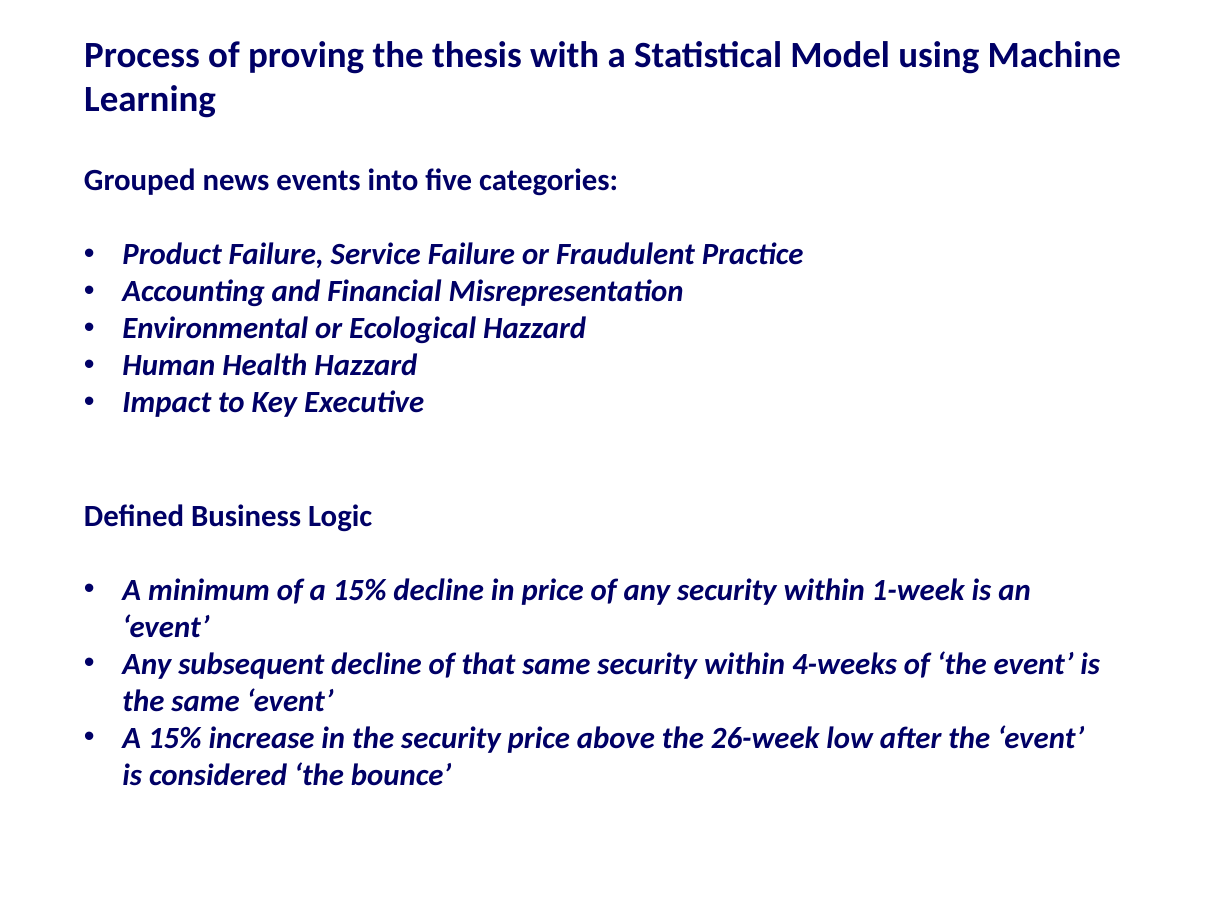
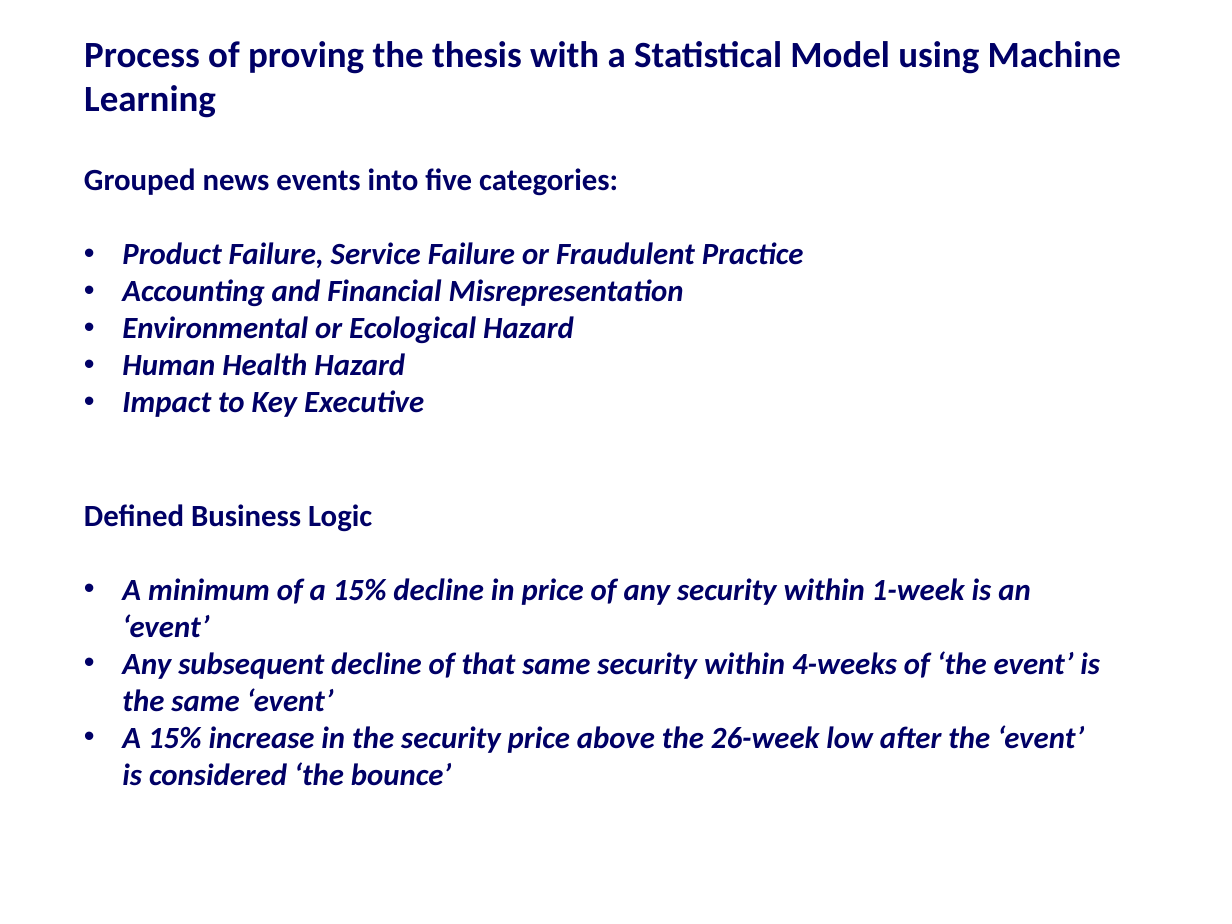
Before and after one commit to harshil753/Bounce_Back, a slide deck: slide 11 of Bounce_Back 24012018v1.pptx. Drawn at 1232x924 pixels with LibreOffice and Linux fonts; fonts in the diff are those of the drawing. Boxes give left, top, right and bottom in pixels: in the first picture for what was removed or moved away, otherwise in the second. Text is boxed around its words. In the diff, an @@ line names an element or a change of style, - is before the commit and + after.

```diff
--- a/Bounce_Back 24012018v1.pptx
+++ b/Bounce_Back 24012018v1.pptx
@@ text at [122,316,574,376]: text changed @@
-• Environmental or Ecological Hazzard
-• Human Health Hazzard
+• Environmental or Ecological Hazard
+• Human Health Hazard
```
Also in this commit, not shown: 5 other slides changed, 1 slide added, 1 slide removed.
